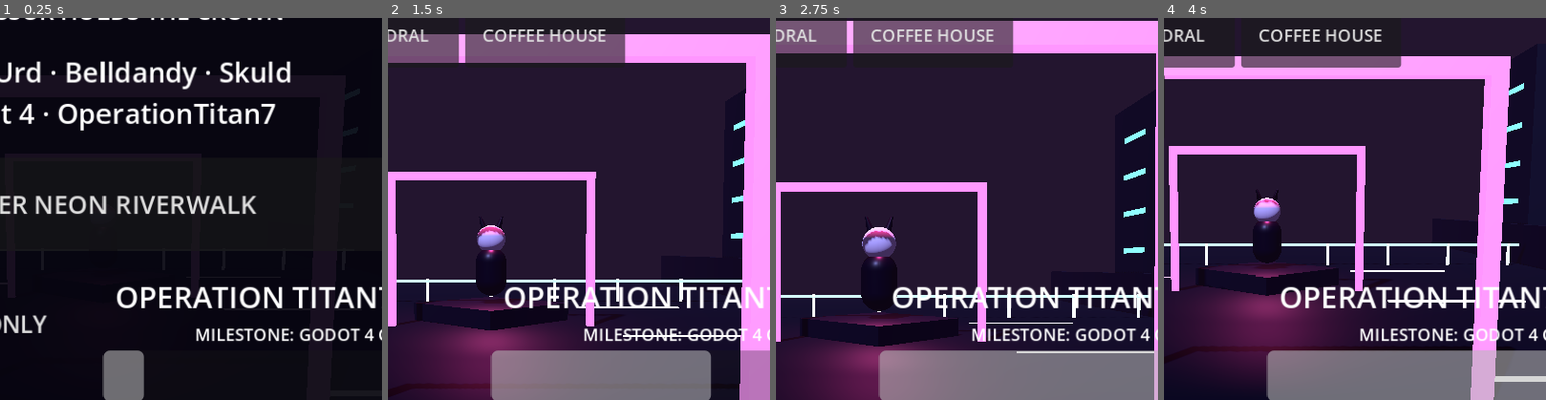
Above: before the commit, frames 1-4 (left to right).
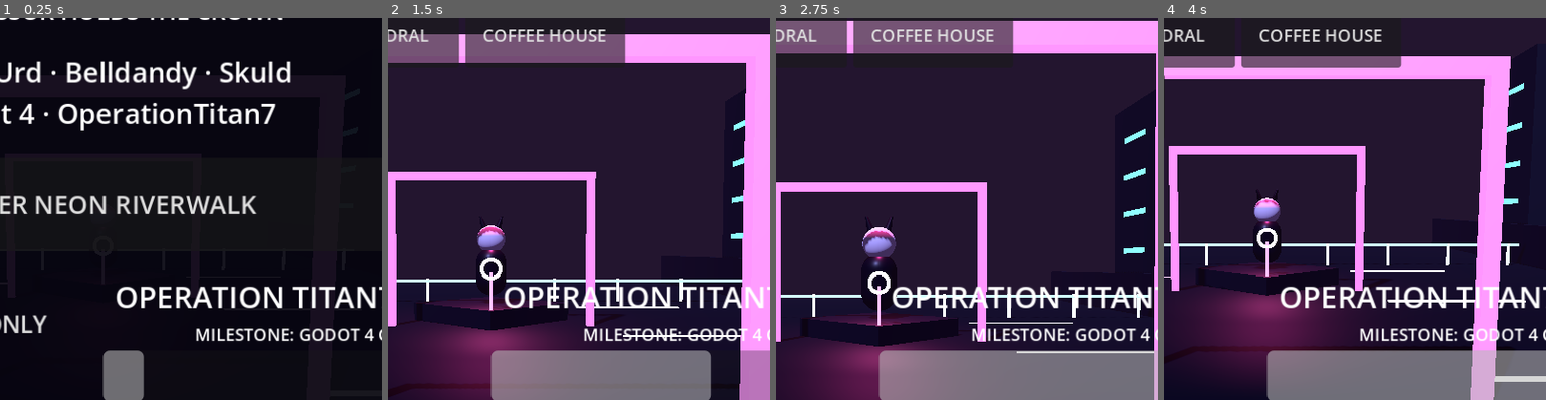
Above: after the commit, the same moments.

Repository: eggie-admin/LuHm-OS
Game: Godot game, scene res://scenes/Main.tscn
Same seed, same stepped clock (60 frames per second), same inputs: the game is played once before the commit and once after it.
Inputs (mouse positions are % of the whole screen's width and height, from its top left):
- Up to frame 1 (0.25 s): no input
- Up to frame 2 (1.5 s): click "ENTER NEON RIVERWALK" at 0.5 s; move the mouse to (72, 45) at 1.27 s; hold Right (ui_right) from 1.28 s (still down); click (72, 45) at 1.42 s
- Up to frame 3 (2.75 s): release Right (ui_right) at 2 s; drag from (30, 55) to (45, 70) at 2.02 s
- Up to frame 4 (4 s): click "CATHEDRAL" at 2.75 s; click "ENTER NEON RIVERWALK" at 3.5 s
The pictures show only the part of the screen within x 36-86%, y 16-66%; the shares and areas given below are measured in that part.

The runs differ from the first frame. In frame 2, 0.3% of the frame differs, in the area x 24-32%, y 62-77%; in frame 3, 0.3%, in the area x 24-33%, y 66-81%; in frame 4, 0.2%.

Commit message:
game: add Riverwalk quest interaction

Diff:
--- a/scripts/game/neonWorld.gd
+++ b/scripts/game/neonWorld.gd
@@ -1,9 +1,11 @@
 extends Node3D
 
 const LumAvatarScene := preload("res://scenes/LumAvatar.tscn")
+const InteractableScript := preload("res://scripts/game/interactable.gd")
 
 var player_spawn := Vector3(0.0, 1.15, 8.0)
 var lum_avatar: Node3D
+var interaction_points: Array[Area3D] = []
 var _neon_materials: Array[StandardMaterial3D] = []
 
 func _ready() -> void:
@@ -11,6 +13,7 @@
     _build_riverwalk()
     _build_city()
     _build_lum_stage()
+    _build_interactions()
 
 func _build_environment() -> void:
     var env_node := WorldEnvironment.new()
@@ -165,3 +168,18 @@
     _box("ArchLeft_%s" % int(pos.z), pos + Vector3(-3.2, 2.4, 0.0), Vector3(0.25, 4.8, 0.25), Color("111018"), false, pink, 2.6)
     _box("ArchRight_%s" % int(pos.z), pos + Vector3(3.2, 2.4, 0.0), Vector3(0.25, 4.8, 0.25), Color("111018"), false, pink, 2.6)
     _box("ArchTop_%s" % int(pos.z), pos + Vector3(0.0, 4.8, 0.0), Vector3(6.65, 0.25, 0.25), Color("111018"), false, pink, 2.6)
+
+
+func _build_interactions() -> void:
+    _add_interaction("talkLumRiverwalk", "talkLumRiverwalk", "Talk to Lum", Vector3(0.0, 0.55, -5.6), Color("ff4f9f"))
+
+func _add_interaction(interaction_id: String, event_name: String, prompt: String, pos: Vector3, accent: Color) -> void:
+    var node := InteractableScript.new() as Area3D
+    node.name = interaction_id
+    node.position = pos
+    node.configure(interaction_id, event_name, prompt, accent)
+    add_child(node)
+    interaction_points.append(node)
+
+func get_interaction_points() -> Array[Area3D]:
+    return interaction_points.duplicate()
